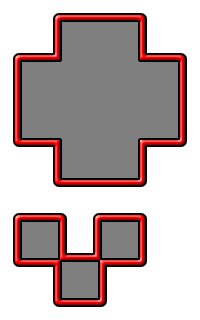
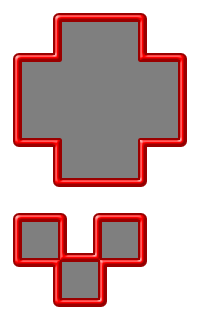
Layer changes from the first w=200, h=320 image to the second:
pixels changed over [13, 13, 187, 307] (layer not identified)
